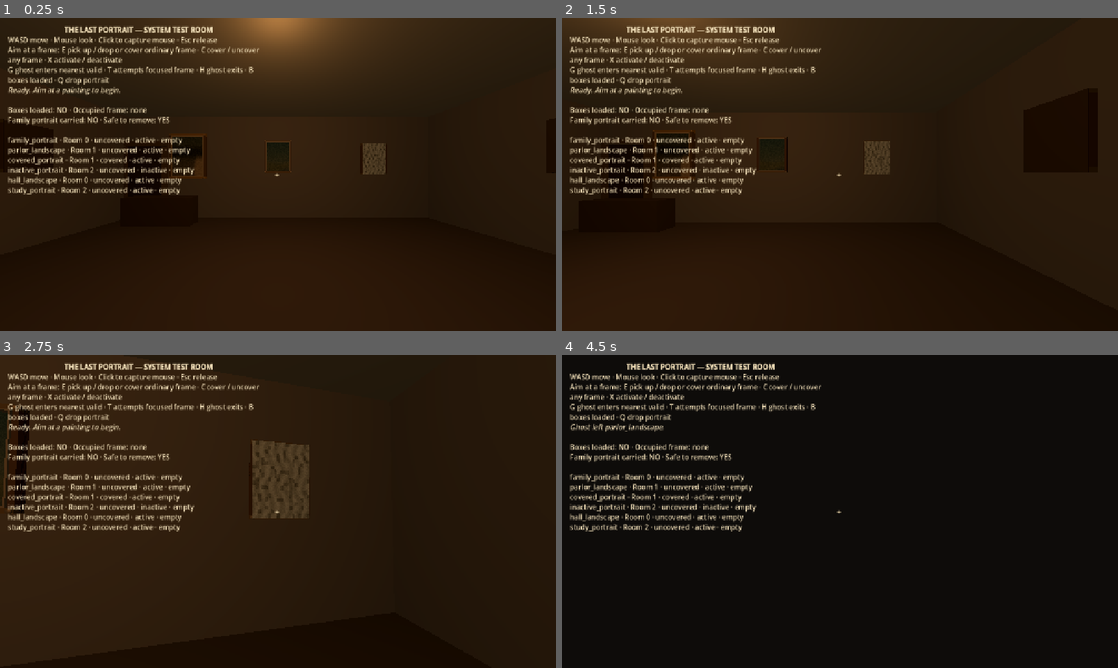
Above: before the commit, frames 1-4 (two rows, left to right).
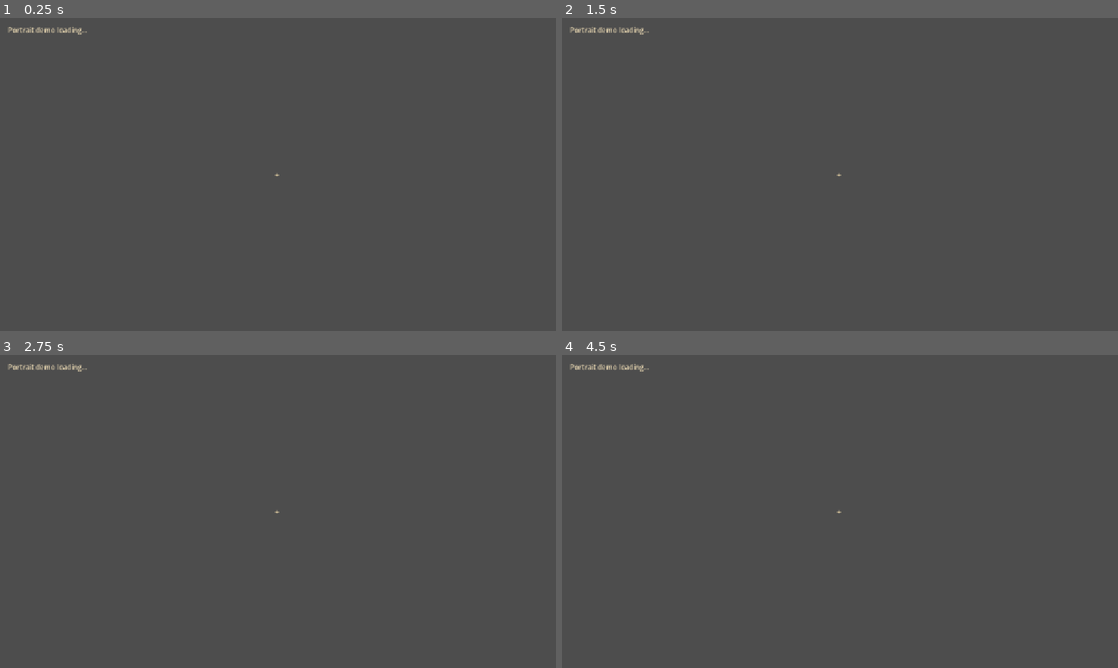
Above: after the commit, the same moments.

Repository: GameDevRocky/project-3
Game: Godot game, scene res://demo/demo.tscn
Same seed, same stepped clock (60 frames per second), same inputs: the game is played once before the commit and once after it.
Inputs (mouse positions are in pixels of both pictures, inside the frame that each line leads up to):
- Up to frame 1 (0.25 s): no input
- Up to frame 2 (1.5 s): tap Enter at 0.5 s; move the mouse to (962, 158) at 0.52 s; hold D 0.53-1.28 s; tap E at 0.6 s; click (962, 158) at 0.67 s; move the mouse to (812, 174) at 1.27 s; hold W from 1.28 s (still down); tap C at 1.35 s
- Up to frame 3 (2.75 s): keep holding W; move the mouse to (289, 505) at 2.02 s; tap X at 2.1 s
- Up to frame 4 (4.5 s): keep holding W; move the mouse to (834, 517) at 2.77 s; tap G at 2.85 s; click (834, 517) at 2.92 s; move the mouse to (878, 514) at 3.52 s; tap T at 3.6 s; tap Space at 4.25 s; move the mouse to (795, 508) at 4.27 s; tap H at 4.35 s

The runs differ from the first frame. In frame 1, 99% of the frame differs, in the area x 0-100%, y 0-100%; in frame 2, 99%; in frame 3, 100%; in frame 4, 99%.

Commit message:
fix(portraits): update script paths in demo scenes to root project res:// paths

Diff:
--- a/systems/portraits/demo/demo.gd
+++ b/systems/portraits/demo/demo.gd
@@ -1,7 +1,7 @@
 extends Node3D
 ## Test-only first-person controller and room builder. No player/game code dependency.
 
-const PAINTING_SCENE: PackedScene = preload("res://demo/portrait_painting_demo.tscn")
+const PAINTING_SCENE: PackedScene = preload("res://systems/portraits/demo/portrait_painting_demo.tscn")
 
 @onready var _player: CharacterBody3D = $TestPlayer
 @onready var _camera: Camera3D = $TestPlayer/Camera3D
--- a/systems/portraits/demo/demo.tscn
+++ b/systems/portraits/demo/demo.tscn
@@ -1,7 +1,7 @@
 [gd_scene load_steps=4 format=3]
 
-[ext_resource type="Script" path="res://demo/demo.gd" id="1"]
-[ext_resource type="Script" path="res://portrait_system.gd" id="2"]
+[ext_resource type="Script" path="res://systems/portraits/demo/demo.gd" id="1"]
+[ext_resource type="Script" path="res://systems/portraits/portrait_system.gd" id="2"]
 
 [sub_resource type="CapsuleShape3D" id="PlayerCapsule"]
 radius = 0.28
--- a/systems/portraits/demo/portrait_painting_demo.tscn
+++ b/systems/portraits/demo/portrait_painting_demo.tscn
@@ -1,6 +1,6 @@
 [gd_scene load_steps=2 format=3]
 
-[ext_resource type="Script" path="res://portrait_painting.gd" id="1"]
+[ext_resource type="Script" path="res://systems/portraits/portrait_painting.gd" id="1"]
 
 [node name="PortraitPainting" type="Node3D"]
 script = ExtResource("1")
Not shown, added: tests/portraits/test_portrait_system.gd.uid
